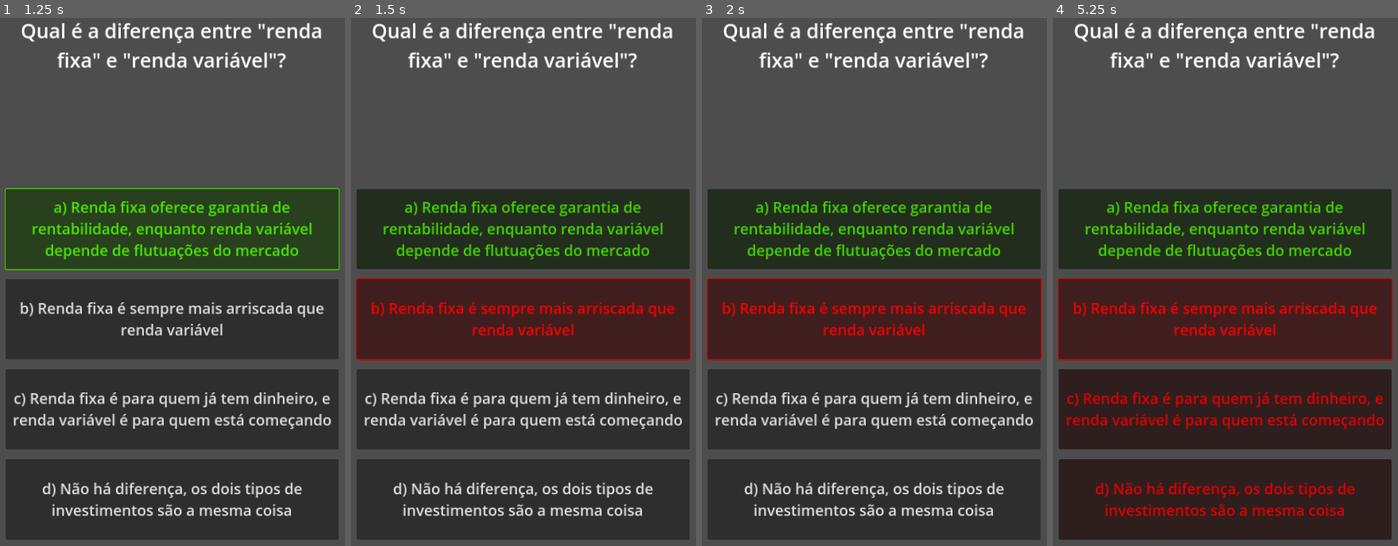
Above: before the commit, frames 1-4 (left to right).
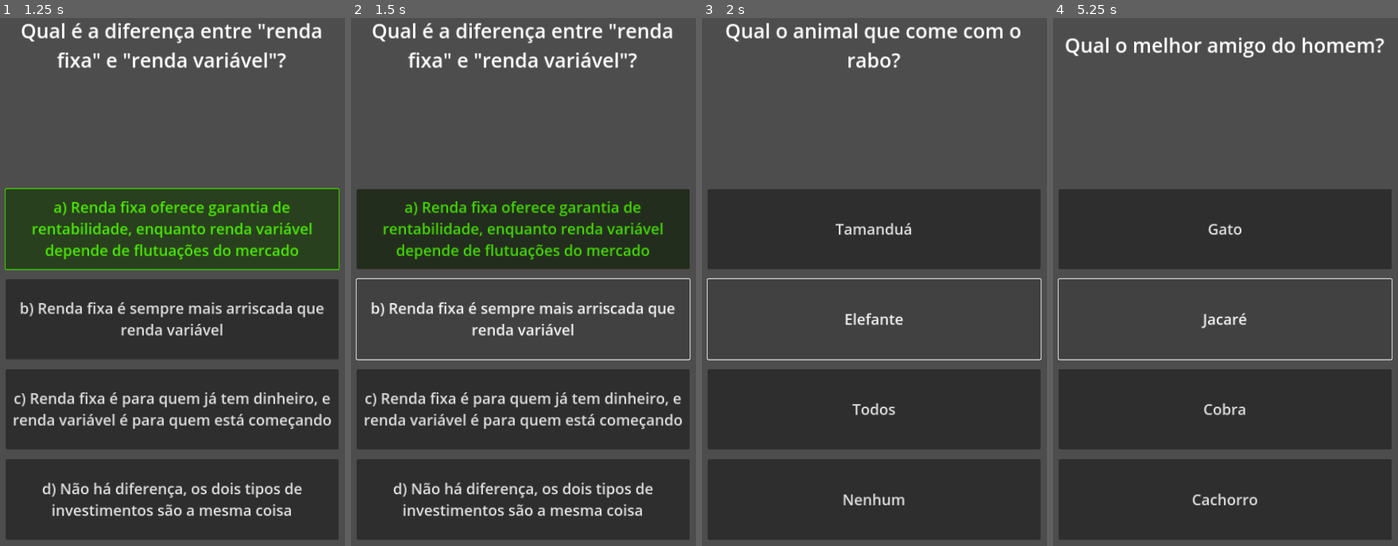
Above: after the commit, the same moments.

Repository: TiagoGeografiaBacharelado/Financial_Education_Quiz
Game: Godot game, scene res://scenes/main.tscn
Two runs of this game, one before a commit and one after it. Both use one fixed random seed, a clock stepped at 60 frames per second and the inputs below.
Inputs:
- Up to frame 1 (1.25 s): click "a) Renda fixa oferece garanti…" at 0.5 s
- Up to frame 2 (1.5 s): click "b) Renda fixa é sempre mais a…" at 1.25 s
- Up to frame 3 (2 s): no input
- Up to frame 4 (5.25 s): click "a) Renda fixa oferece garanti…" (after the commit: "Tamanduá") at 2 s; click "c) Renda fixa é para quem já …" (after the commit: "Todos") at 2.75 s; click "a) Renda fixa oferece garanti…" (after the commit: "Gato") at 3.5 s; click "d) Não há diferença, os dois …" (after the commit: "Cachorro") at 4.25 s; click "b) Renda fixa é sempre mais a…" (after the commit: "Jacaré") at 5 s

Frame 1 is identical in both runs. In frame 2, 15% of the frame differs, in the area x 1-99%, y 49-65%; in frame 3, 24%; in frame 4, 25%, in the area x 1-99%, y 0-95%.
Error after the commit: Invalid access to property or key 'question_info' on a base object of type 'Nil'. (res://scripts/controllers/gamer_controller.gd:33)

Commit message:
Update
identificador de respostas certo ou errada adicionadas, sons nas respostas

Diff:
--- a/scenes/main.tscn
+++ b/scenes/main.tscn
@@ -1,7 +1,9 @@
-[gd_scene load_steps=3 format=3 uid="uid://bs3pmrooj4dod"]
+[gd_scene load_steps=5 format=3 uid="uid://bs3pmrooj4dod"]
 
 [ext_resource type="Script" path="res://scripts/controllers/gamer_controller.gd" id="1_2n48k"]
 [ext_resource type="Resource" uid="uid://mu6ha3ld7jjl" path="res://resources/varied/theme/theme_varied.tres" id="2_kjxgg"]
+[ext_resource type="AudioStream" uid="uid://decrjx1b38cg7" path="res://assents/correta.wav" id="3_36yv7"]
+[ext_resource type="AudioStream" uid="uid://bpnm6v7meqoym" path="res://assents/incorreta.wav" id="4_1837i"]
 
 [node name="Main" type="CanvasLayer"]
 script = ExtResource("1_2n48k")
@@ -101,3 +103,9 @@
 size_flags_vertical = 3
 theme_override_font_sizes/font_size = 30
 autowrap_mode = 2
+
+[node name="AudioCorrect" type="AudioStreamPlayer" parent="."]
+stream = ExtResource("3_36yv7")
+
+[node name="AudioIncorrect" type="AudioStreamPlayer" parent="."]
+stream = ExtResource("4_1837i")
--- a/scripts/controllers/gamer_controller.gd
+++ b/scripts/controllers/gamer_controller.gd
@@ -7,6 +7,9 @@
 var buttons: Array[Button]
 var index: int
 var correct: int
+
+var current_quiz: QuizQuestion:
+	get: return quiz.theme[index]
 
 @onready var question_texts: Label = $Content/Questionifo/QuestionText
 @onready var question_image: TextureRect = $Content/Questionifo/ImageHolder/QuestionImage
@@ -23,35 +26,64 @@
 
 
 func load_quiz() -> void:
-	question_texts.text = quiz.theme[index].question_info
+	if index >= quiz.theme.size():
+		_game_over()
+		return
 
-	var options = quiz.theme[index].options
+	question_texts.text = current_quiz.question_info
+
+	var options = current_quiz.options
 	for i in buttons.size():
 		buttons[i].text = options[i]
 		buttons[i].pressed.connect(_buttons_answer.bind(buttons[i]))
 
-	match quiz.theme[index].type:
+	match current_quiz.type:
 		Enum.QuestionType.TEXT:
 			$Content/Questionifo/ImageHolder.hide()
 
 		Enum.QuestionType.IMAGE:
 			$Content/Questionifo/ImageHolder.show()
-			question_image.texture = quiz.theme[index].question_image
+			question_image.texture = current_quiz.question_image
 
 		Enum.QuestionType.VIDEO:
 			$Content/Questionifo/ImageHolder.show()
-			question_video.stream = quiz.theme[index].question_video
+			question_video.stream = current_quiz.question_video
 			question_video.play()
 
 		Enum.QuestionType.AUDIO:
 			$Content/Questionifo/ImageHolder.show()
-			question_image.texture = quiz.theme[index].question_image
-			question_audio.stream = quiz.theme[index].question_audio
+			question_image.texture = current_quiz.question_image
+			question_audio.stream = current_quiz.question_audio
 			question_audio.play()
 
 
 func _buttons_answer(button) -> void:
-	if quiz.theme[index].correct == button.text:
+	if current_quiz.correct == button.text:
 		button.modulate = color_right
+		$AudioCorrect.play()
 	else:
 		button.modulate = color_wrong
+		$AudioIncorrect.play()
+
+	_next_question()
+
+func _next_question() -> void:
+	for bt in buttons:
+		bt.pressed.disconnect(_buttons_answer)
+
+	await get_tree().create_timer(1).timeout
+	for bt in buttons:
+		bt.modulate = Color.WHITE
+
+	question_audio.stop()
+	question_video.stop()
+	question_audio.stream = null
+	question_video.stream = null
+
+
+
+	index += 1
+	load_quiz()
+
+func _game_over() -> void:
+	print("acabaram as perguntas...")
Not shown, added: assents/correta.wav.import
Not shown, added: assents/incorreta.wav.import
Not shown, added: assents/correta.wav
Not shown, added: assents/incorreta.wav
